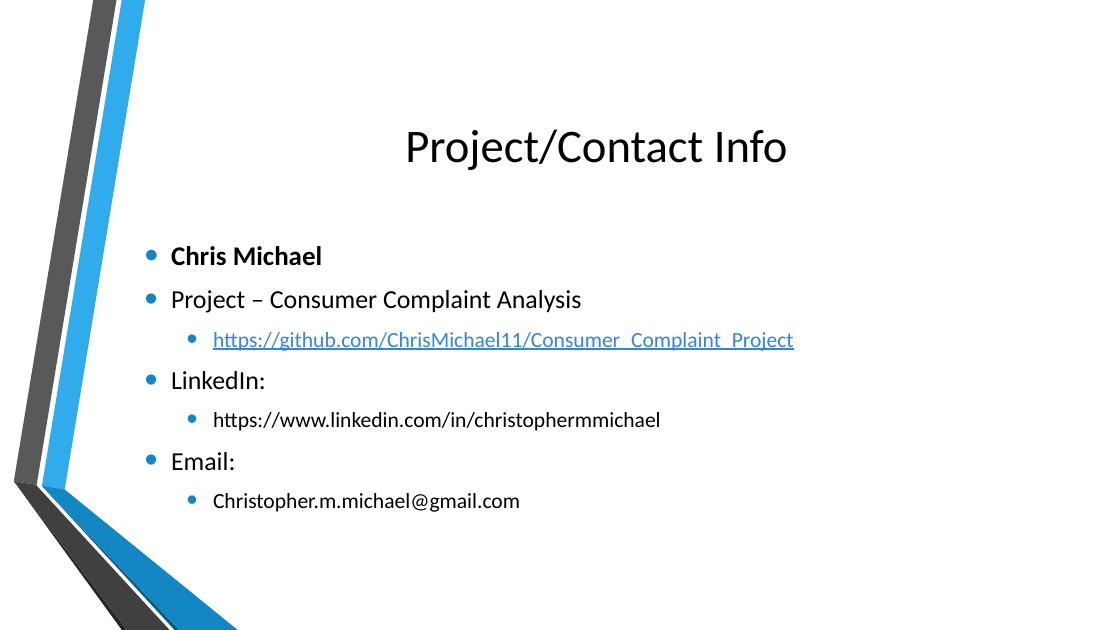
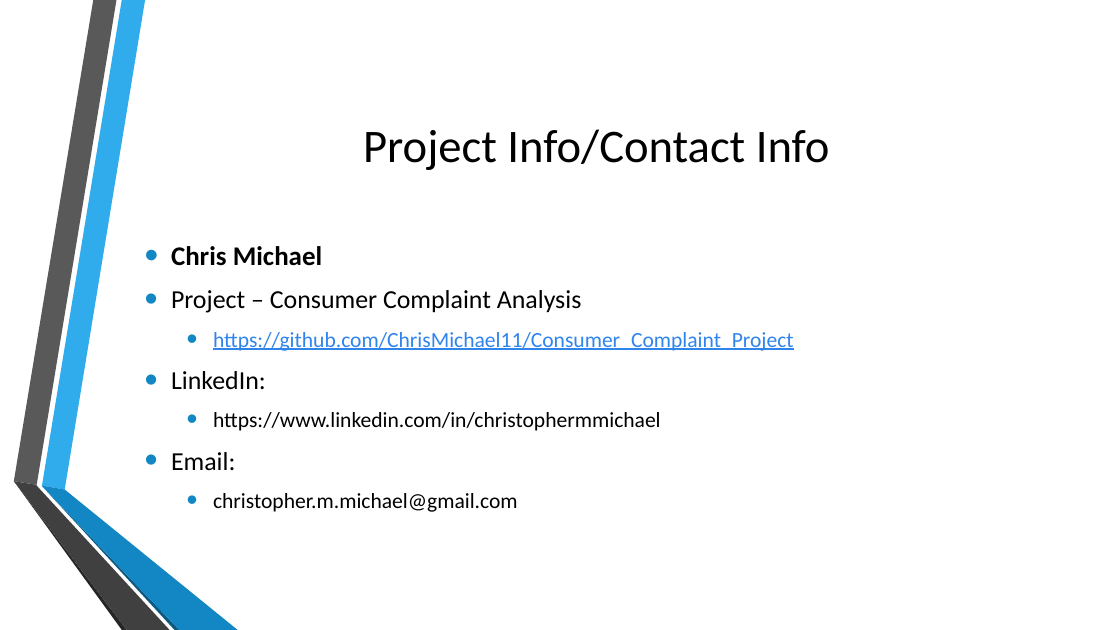
Before and after one commit to ChrisMichael11/Consumer_Complaint_Project, a slide deck: slide 9 of ppt/Consumer_Complaints.pptx. Drawn at 1120x630 pixels with LibreOffice and Linux fonts; fonts in the diff are those of the drawing; background and template pictures are left out. Boxes give left, top, right and bottom in pixels: in the first picture for what was removed or moved away, otherwise in the second. Text is boxed around its words. In the diff, an @@ line names an element or a change of style, - is before the commit and + after.

```diff
--- a/ppt/Consumer_Complaints.pptx
+++ b/ppt/Consumer_Complaints.pptx
@@ title at box(363, 129, 830, 170): text changed @@
-Project/Contact Info
+Project Info/Contact Info
@@ text at box(213, 493, 518, 512): text changed @@
-  • Christopher.m.michael@gmail.com
+  • christopher.m.michael@gmail.com
```
Also in this commit, not shown: 6 other slides changed, 1 other file.
